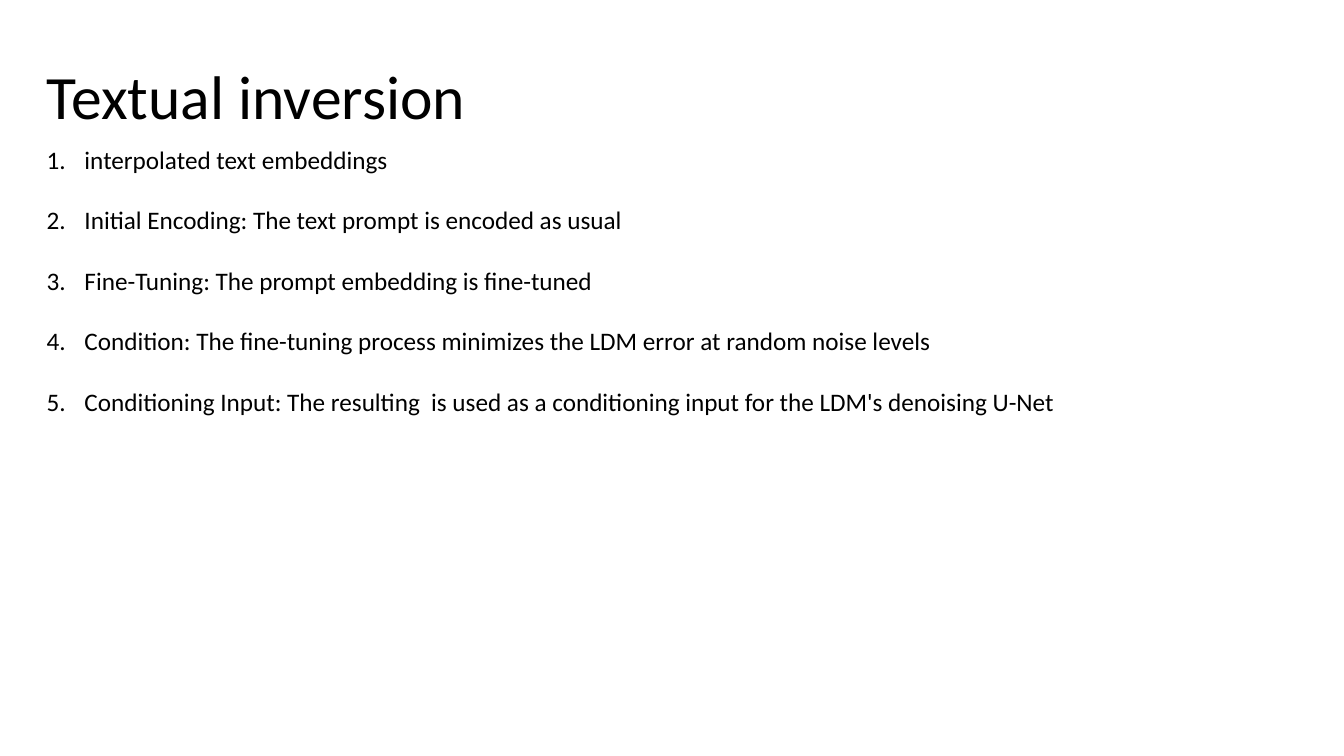
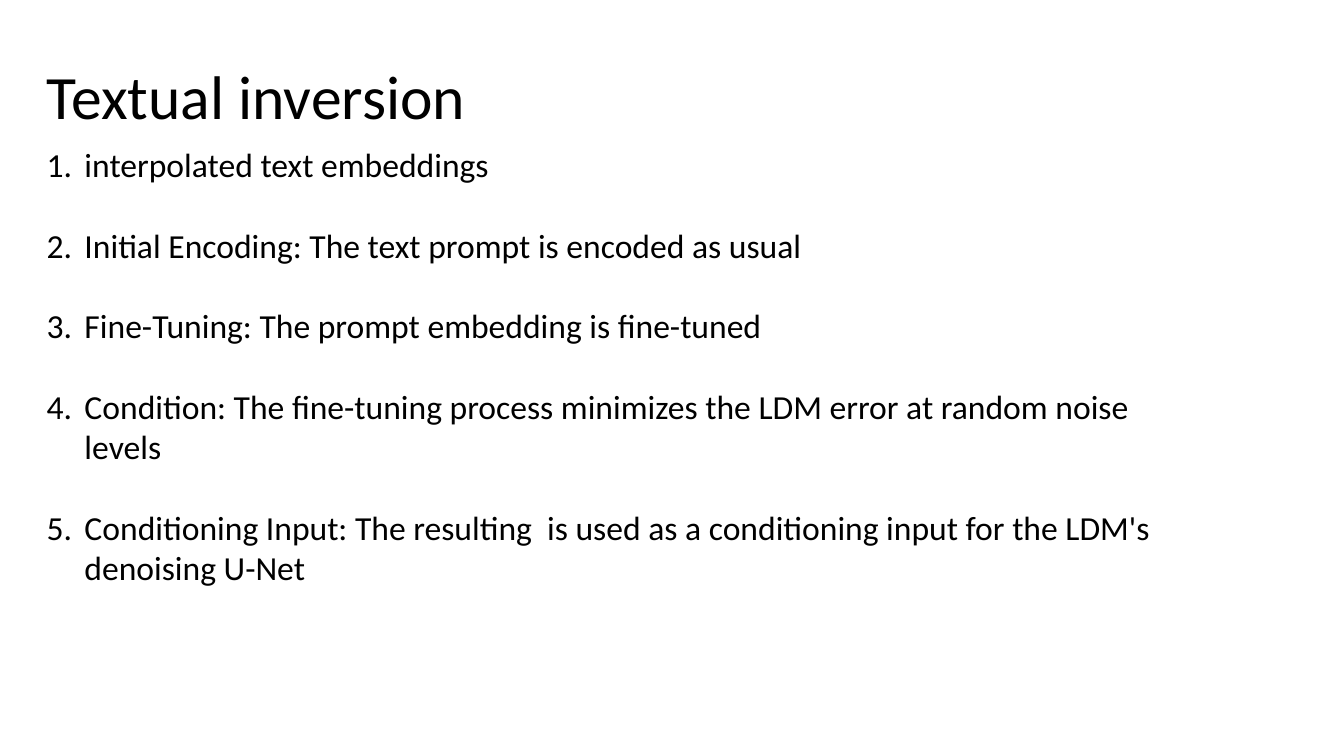
Before and after one commit to jasonfghx/lilicoco, a slide deck: slide 13 of diffusion書報/DDPM.pptx (slide 10 before the commit). Drawn at 1344x756 pixels with LibreOffice and Linux fonts; fonts in the diff are those of the drawing. Boxes give left, top, right and bottom in pixels: in the first picture for what was removed or moved away, otherwise in the second. Text is boxed around its words. In the diff, an @@ line names an element or a change of style, - is before the commit and + after.

```diff
--- a/diffusion書報/DDPM.pptx
+++ b/diffusion書報/DDPM.pptx
@@ text "interpolated text embeddings" at [84,153,1149,586]: size 18 to 24 pt @@
```
Also in this commit, not shown: 5 other slides changed, 3 slides added.
